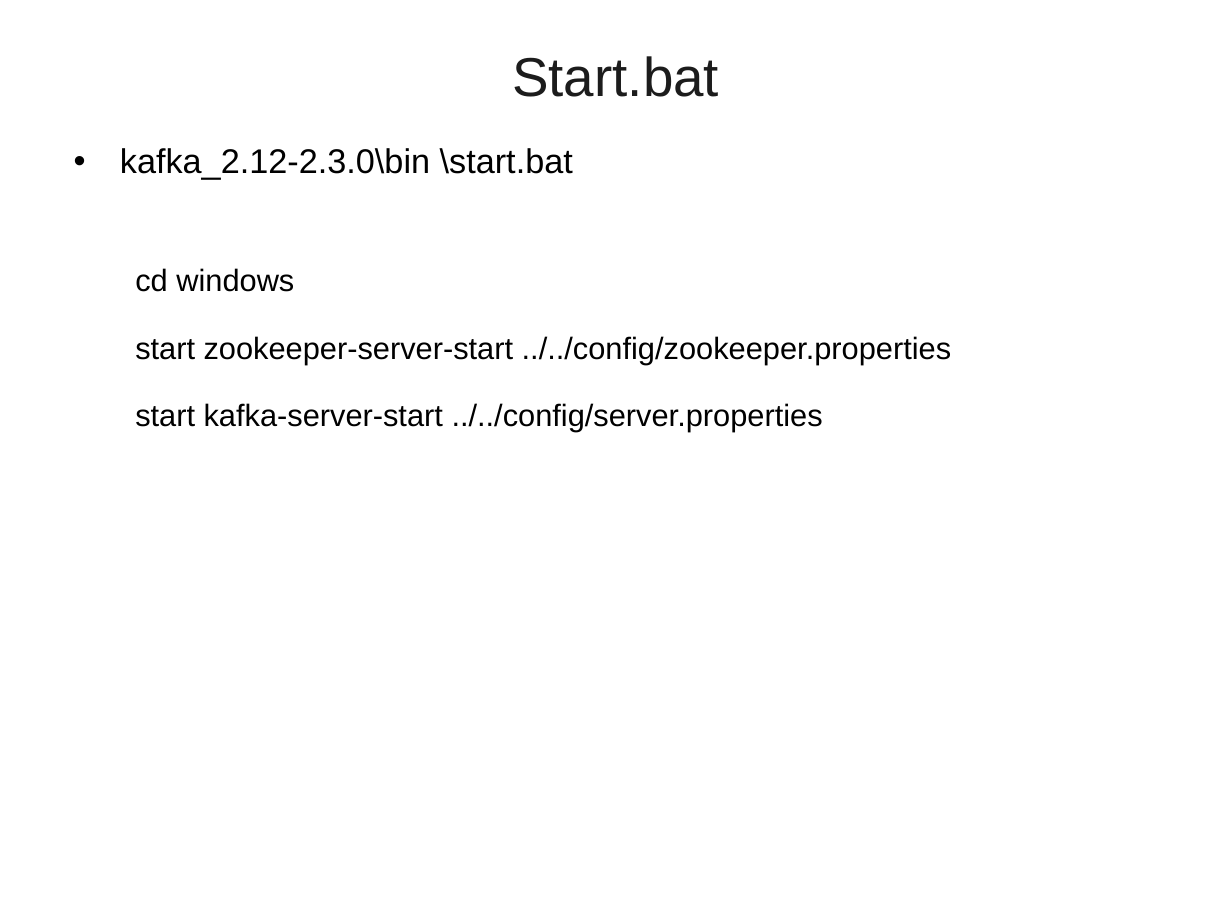
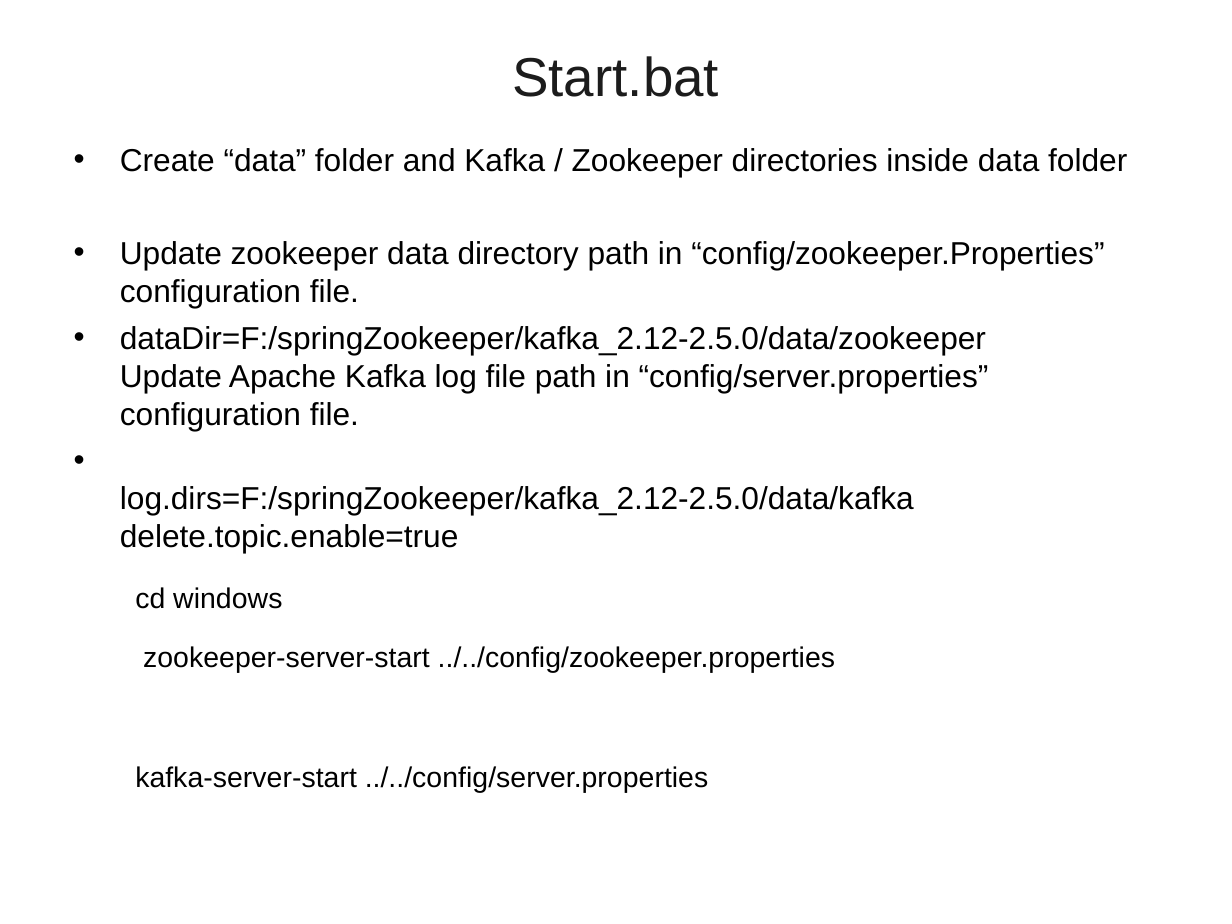
Before and after one commit to vatsank/spring_presentations, a slide deck: slide 58 of SpringMicroService_Module3_Ver01..ppt. Drawn at 1232x924 pixels with LibreOffice and Linux fonts; fonts in the diff are those of the drawing; background and template pictures are left out. Boxes give left, top, right and bottom in pixels: in the first picture for what was removed or moved away, otherwise in the second. Text is boxed around its words. In the diff, an @@ line names an element or a change of style, - is before the commit and + after.

```diff
--- a/SpringMicroService_Module3_Ver01..ppt
+++ b/SpringMicroService_Module3_Ver01..ppt
@@ text at bbox=[120, 148, 1127, 553]: text changed; size 20 to 18.5 pt @@
-• kafka_2.12-2.3.0\bin \start.bat
+• Create “data” folder and Kafka / Zookeeper directories inside data folder
+• Update zookeeper data directory path in “config/zookeeper.Properties” configuration file.
+• dataDir=F:/springZookeeper/kafka_2.12-2.5.0/data/zookeeper
+  Update Apache Kafka log file path in “config/server.properties” configuration file.
+• log.dirs=F:/springZookeeper/kafka_2.12-2.5.0/data/kafka
+  delete.topic.enable=true
@@ text at bbox=[135, 587, 282, 609]: size 18 to 16.6 pt in "cd windows"; line spacing 1.5 to 1.4 @@
@@ text at bbox=[135, 646, 835, 793]: text changed; size 18 to 16.6 pt @@
-  start zookeeper-server-start ../../config/zookeeper.properties
-  start kafka-server-start ../../config/server.properties
+  zookeeper-server-start ../../config/zookeeper.properties
+  kafka-server-start ../../config/server.properties
```
Also in this commit, not shown: 2 other files.
